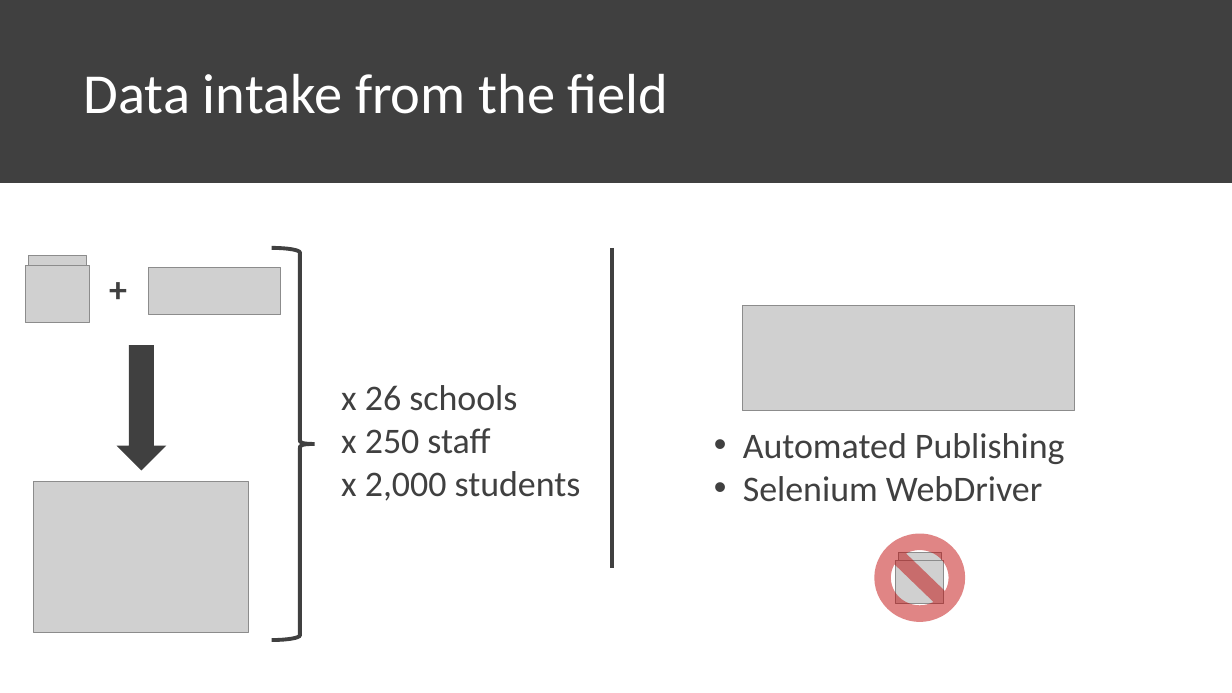
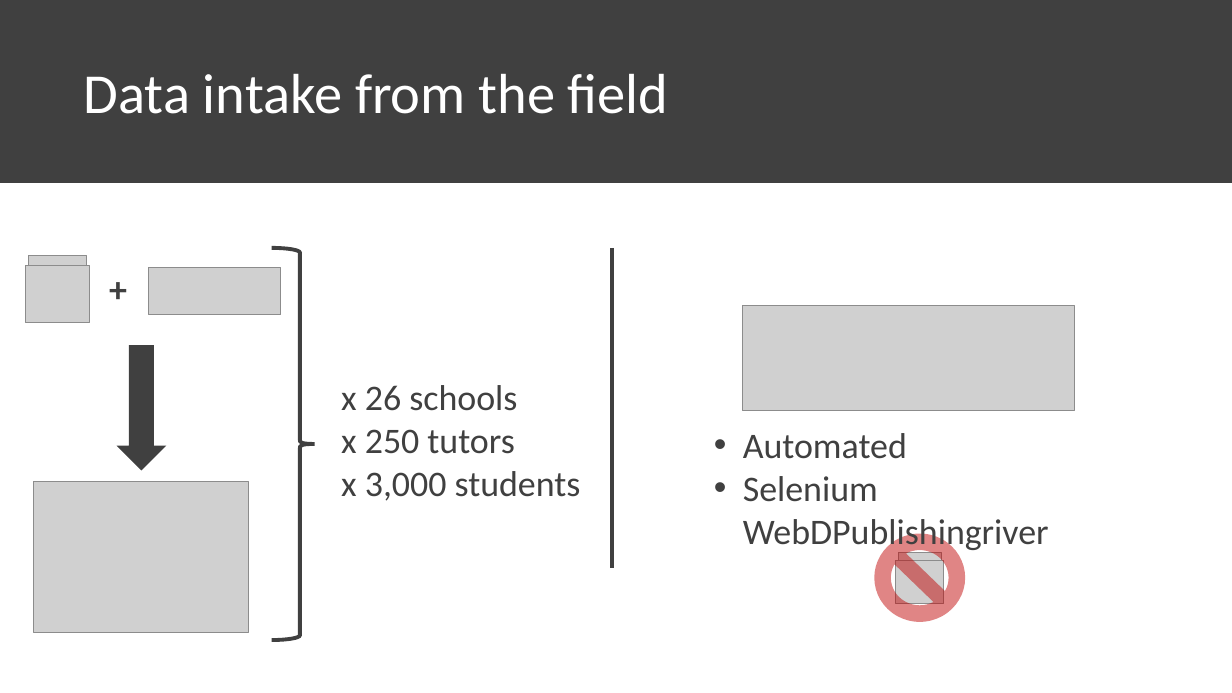
Before and after one commit to chrisluedtke/talks, a slide deck: slide 4 of 2018-06-14-ChiPy/Presentation.pptx. Drawn at 1232x693 pixels with LibreOffice and Linux fonts; fonts in the diff are those of the drawing; grey boxes stand for pictures. Boxes give left, top, right and bottom in pixels: in the first picture for what was removed or moved away, otherwise in the second. Text is boxed around its words. In the diff, an @@ line names an element or a change of style, - is before the commit and + after.

```diff
--- a/2018-06-14-ChiPy/Presentation.pptx
+++ b/2018-06-14-ChiPy/Presentation.pptx
@@ text at [341, 429, 581, 501]: text changed @@
-x 250 staff
-x 2,000 students
+x 250 tutors
+x 3,000 students
@@ text at [743, 433, 1049, 554]: text changed @@
-• Automated Publishing
-• Selenium WebDriver
+• Automated
+• Selenium WebDPublishingriver
```
Also in this commit, not shown: 6 other slides changed.
